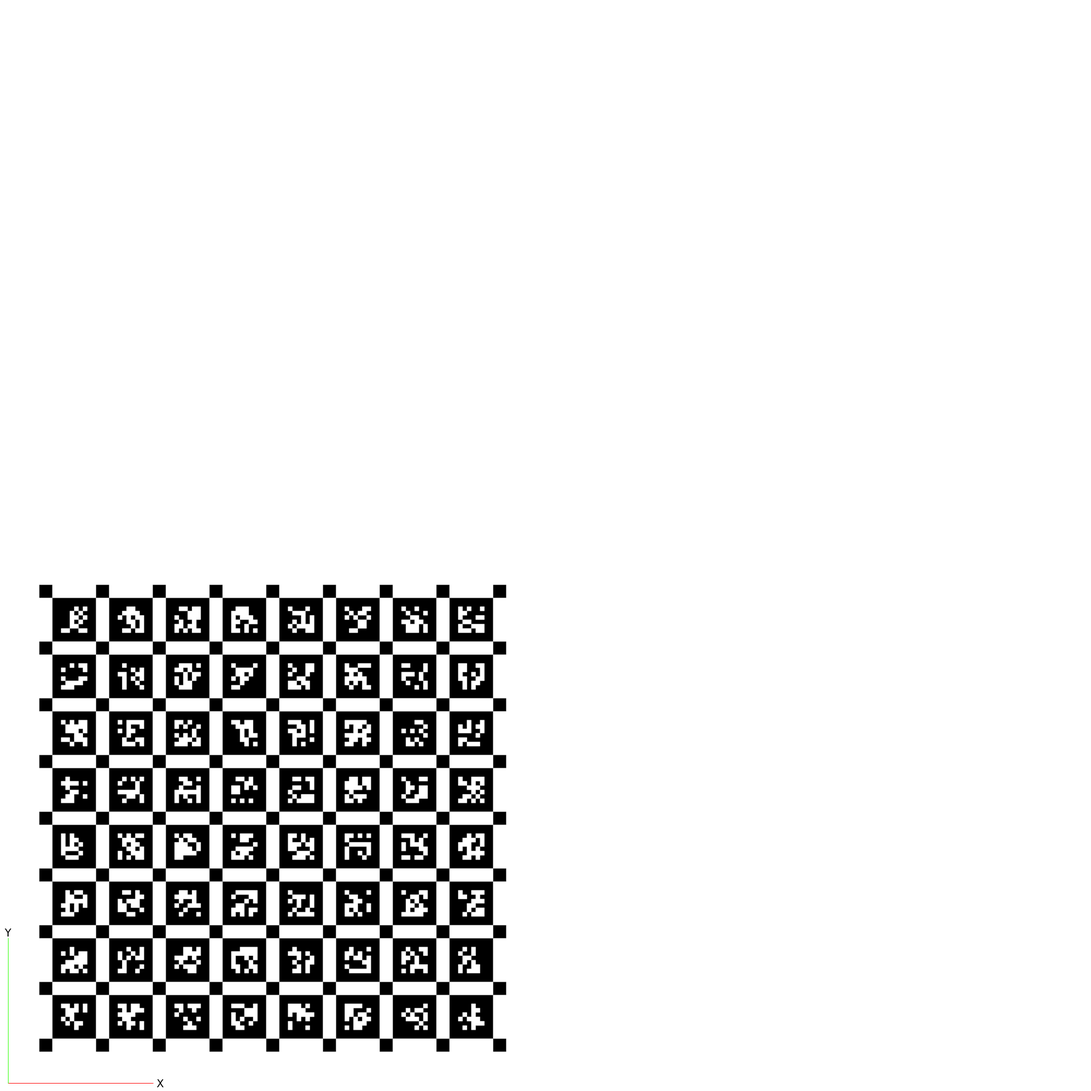
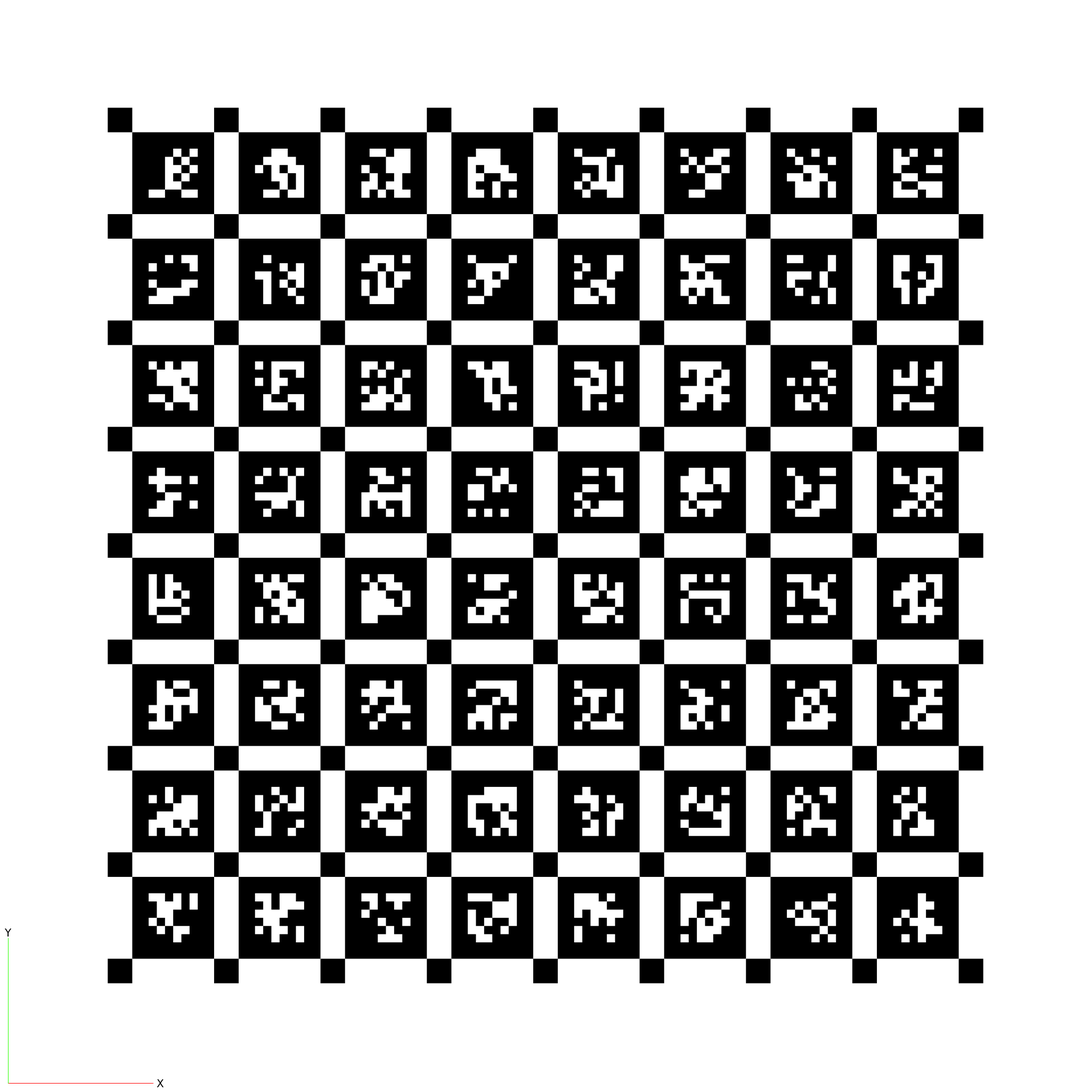
Revision of a layered 1091px x 1091px image; what changed, layer by layer:
renamed "calib.io_kalibr_1000x1000_8x8_80.pdf" to "calib.io_kalibr_2000x2000_8x8_150.pdf", painted on it over [38, 107, 984, 1053]
